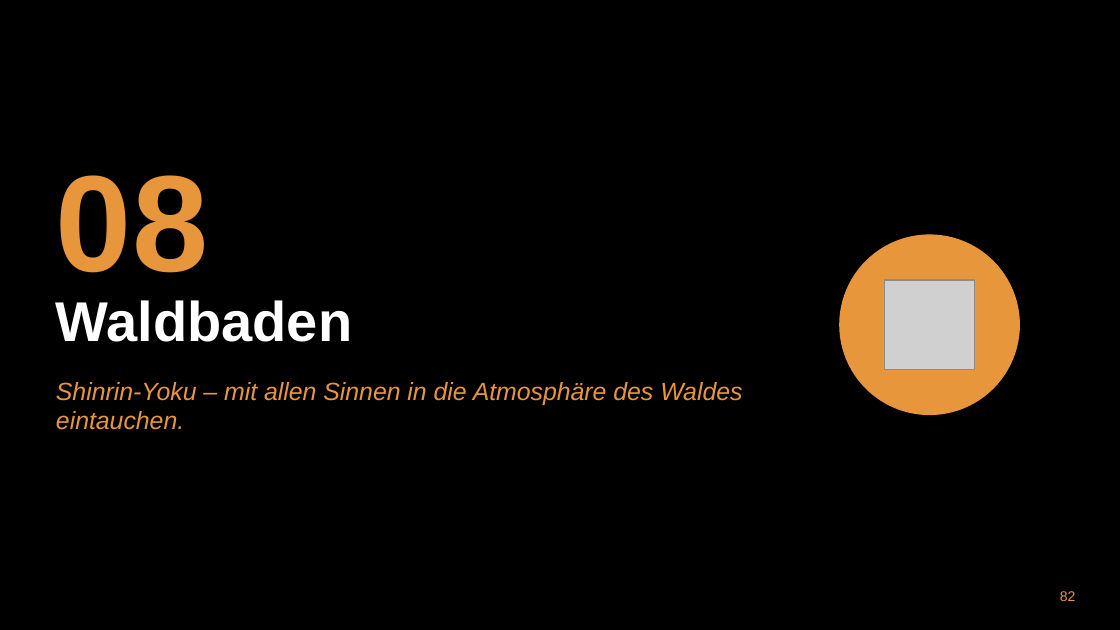
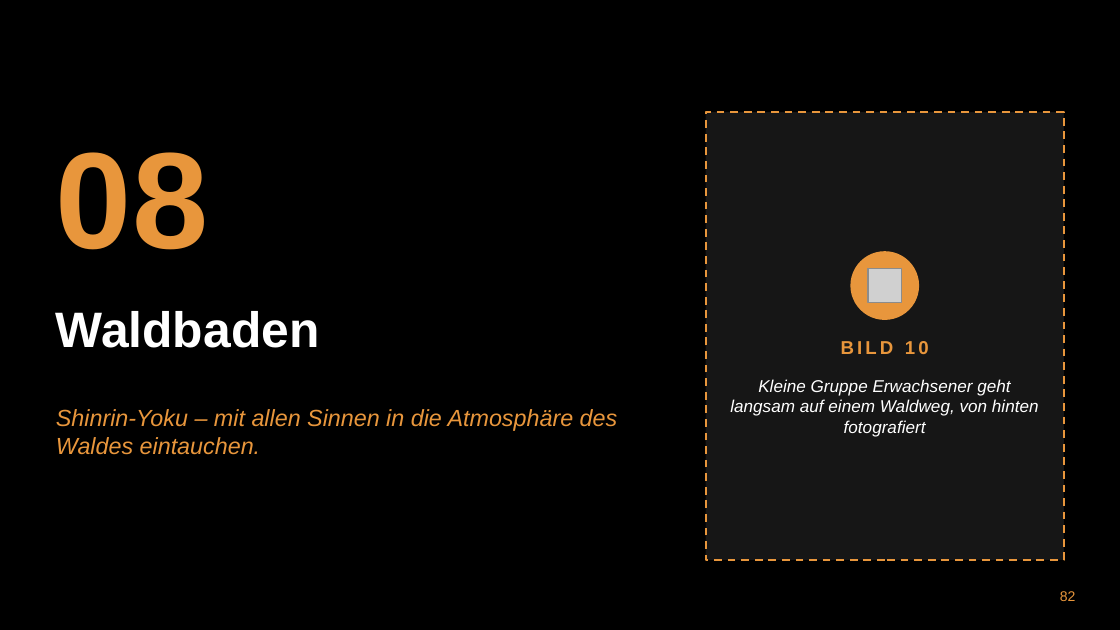
Before and after one commit to munderlohsven-dev/BVKT, a slide deck: slide 82 of praesentationen/zweitagesseminar_mentale_staerke_achtsamkeit/Zweitagesseminar_Mentale_Staerke_Achtsamkeit.pptx. Drawn at 1120x630 pixels with LibreOffice and Linux fonts; fonts in the diff are those of the drawing; grey boxes stand for pictures; background and template pictures are left out. Boxes give left, top, right and bottom in pixels: in the first picture for what was removed or moved away, otherwise in the second. Text is boxed around its words. In the diff, an @@ line names an element or a change of style, - is before the commit and + after.

```diff
--- a/praesentationen/zweitagesseminar_mentale_staerke_achtsamkeit/Zweitagesseminar_Mentale_Staerke_Achtsamkeit.pptx
+++ b/praesentationen/zweitagesseminar_mentale_staerke_achtsamkeit/Zweitagesseminar_Mentale_Staerke_Achtsamkeit.pptx
@@ text "08": place and size @@
-text "08" at bbox=[56, 175, 208, 273]
+text "08" at bbox=[56, 152, 208, 250]
@@ rectangle added at bbox=[706, 112, 1064, 560], fill #161616, outline #E8963C 1.25 pt dashed @@
@@ text "Waldbaden": place and size @@
-text "Waldbaden" at bbox=[56, 300, 352, 342]
+text "Waldbaden" at bbox=[56, 311, 319, 348]
@@ text "Waldbaden" at bbox=[56, 311, 319, 348]: size 36 to 32 pt; vertical alignment top to middle @@
@@ ellipse: place and size @@
-ellipse at bbox=[840, 235, 1019, 414]
+ellipse at bbox=[851, 252, 918, 319]
@@ picture added at bbox=[868, 269, 902, 302] @@
@@ picture removed at bbox=[885, 280, 974, 370] @@
@@ text added at bbox=[841, 341, 929, 354], 12 pt, text #E8963C, bold @@
+BILD 10
@@ text added at bbox=[730, 379, 1039, 437], 11 pt, text #FFFFFF, italic @@
+Kleine Gruppe Erwachsener geht langsam auf einem Waldweg, von hinten fotografiert
@@ text "Shinrin-Yoku – mit allen Sinnen ...": place and size @@
-text "Shinrin-Yoku – mit allen Sinnen ..." at bbox=[56, 382, 742, 430]
+text "Shinrin-Yoku – mit allen Sinnen ..." at bbox=[56, 409, 618, 455]
@@ text "Shinrin-Yoku – mit allen Sinnen ..." at bbox=[56, 409, 618, 455]: size 16 to 15 pt @@
```
Also in this commit, not shown: 28 other slides changed, 7 other files.
